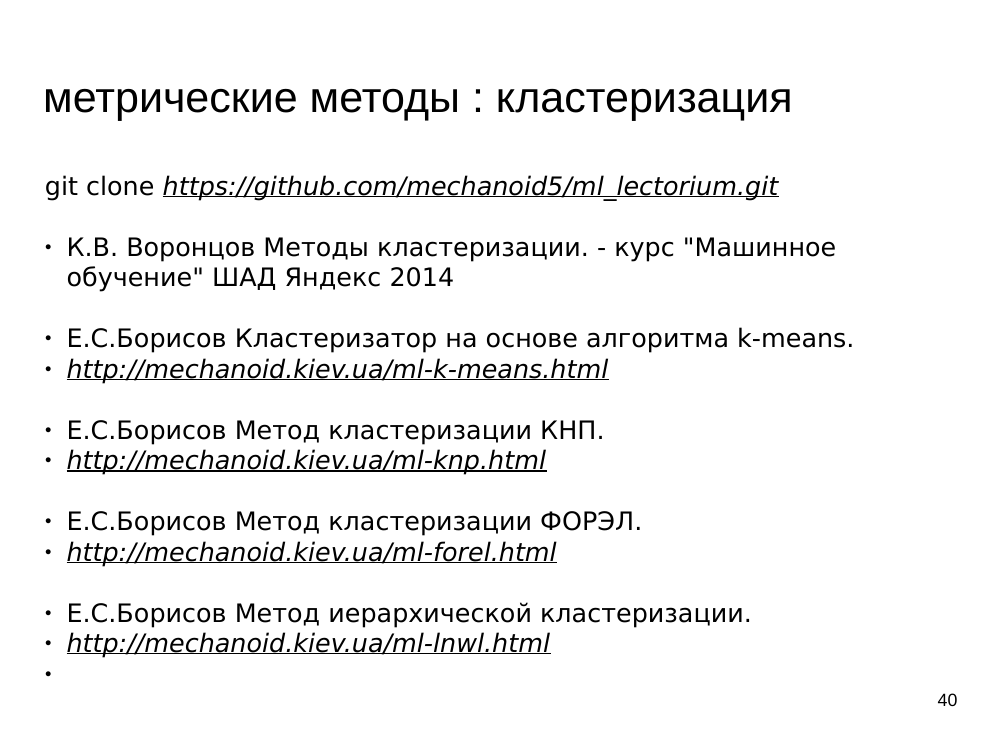
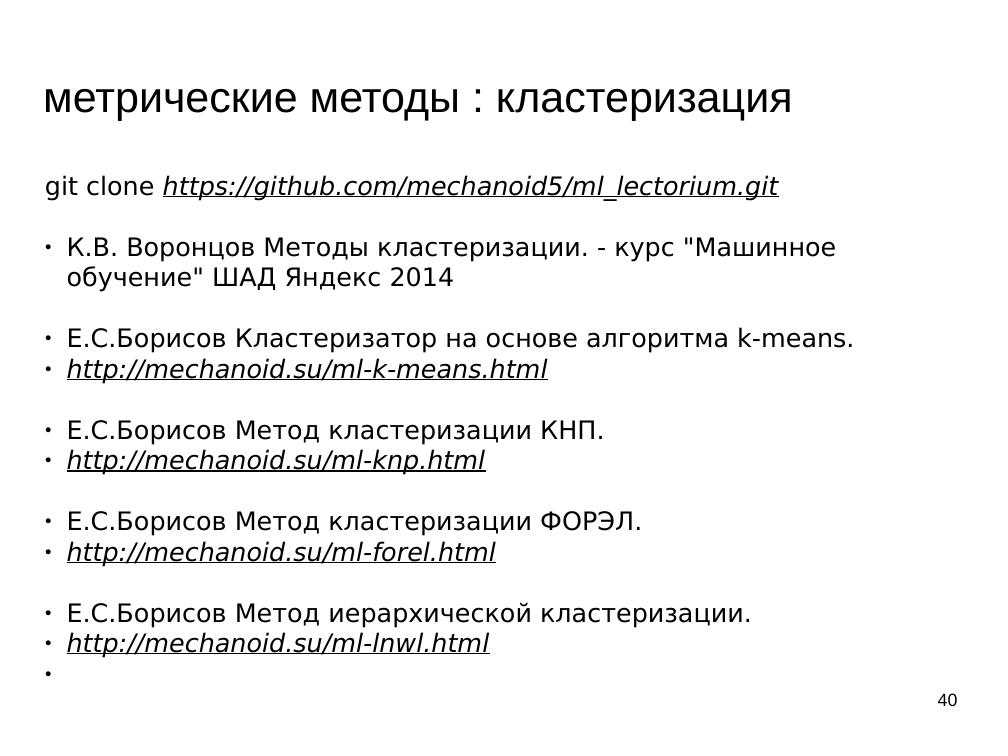
Before and after one commit to mechanoid5/ml_lectorium_legacy, a slide deck: slide 40 of 05-cluster.odp. Drawn at 1008x756 pixels with LibreOffice and Linux fonts; fonts in the diff are those of the drawing; background and template pictures are left out. Boxes give left, top, right and bottom in pixels: in the first picture for what was removed or moved away, otherwise in the second. Text is boxed around its words. In the diff, an @@ line names an element or a change of style, - is before the commit and + after.

```diff
--- a/05-cluster.odp
+++ b/05-cluster.odp
@@ text at bbox=[67, 358, 548, 384]: text changed @@
-● http://mechanoid.kiev.ua/ml-k-means.html
+● http://mechanoid.su/ml-k-means.html
@@ text at bbox=[67, 449, 486, 475]: text changed @@
-● http://mechanoid.kiev.ua/ml-knp.html
+● http://mechanoid.su/ml-knp.html
@@ text at bbox=[67, 541, 496, 567]: text changed @@
-● http://mechanoid.kiev.ua/ml-forel.html
+● http://mechanoid.su/ml-forel.html
@@ text at bbox=[67, 632, 490, 658]: text changed @@
-● http://mechanoid.kiev.ua/ml-lnwl.html
+● http://mechanoid.su/ml-lnwl.html
```
Also in this commit, not shown: 14 other files.
